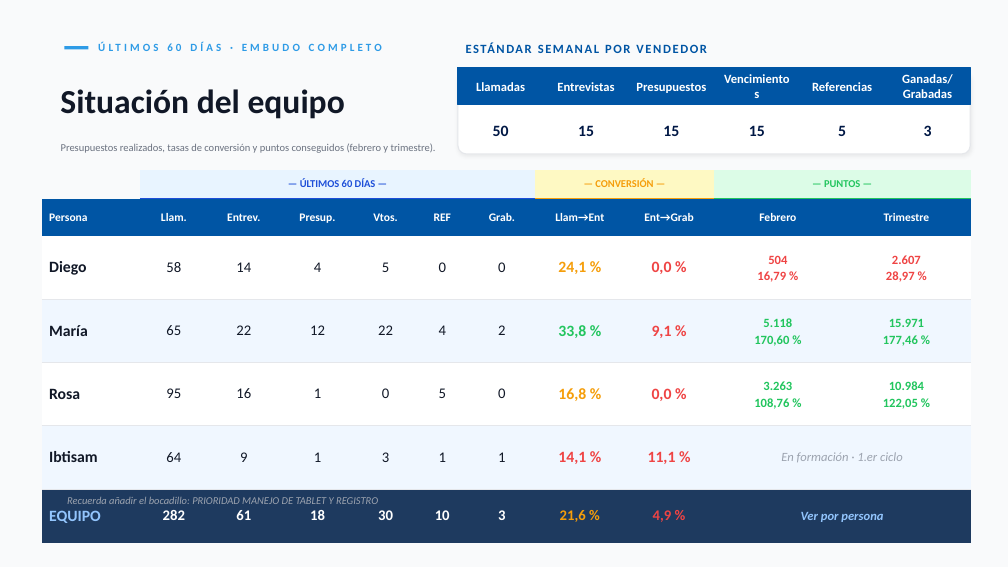
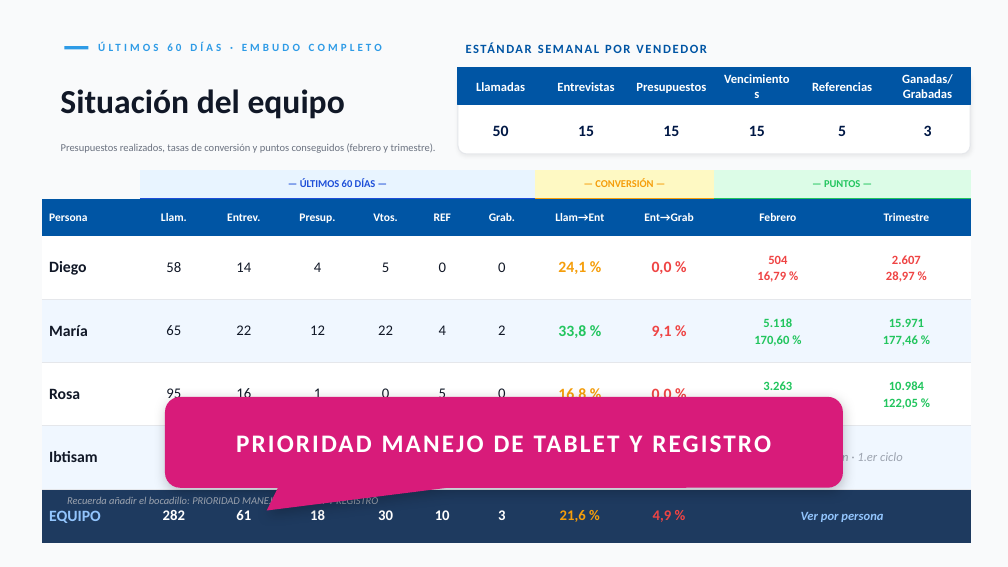
Before and after one commit to rmestremar/seguros-app, a slide deck: slide 4 of santa-lucia/Caso2_Presentacion_Javier_2_1_mejorada.pptx. Drawn at 1008x567 pixels with LibreOffice and Linux fonts; fonts in the diff are those of the drawing. Boxes give left, top, right and bottom in pixels: in the first picture for what was removed or moved away, otherwise in the second. Text is boxed around its words. In the diff, an @@ line names an element or a change of style, - is before the commit and + after.

```diff
--- a/santa-lucia/Caso2_Presentacion_Javier_2_1_mejorada.pptx
+++ b/santa-lucia/Caso2_Presentacion_Javier_2_1_mejorada.pptx
@@ rounded speech box added at box(165, 397, 843, 488), fill #D81B7A, 24 pt, text #FFFFFF, bold @@
+PRIORIDAD MANEJO DE TABLET Y REGISTRO
```
